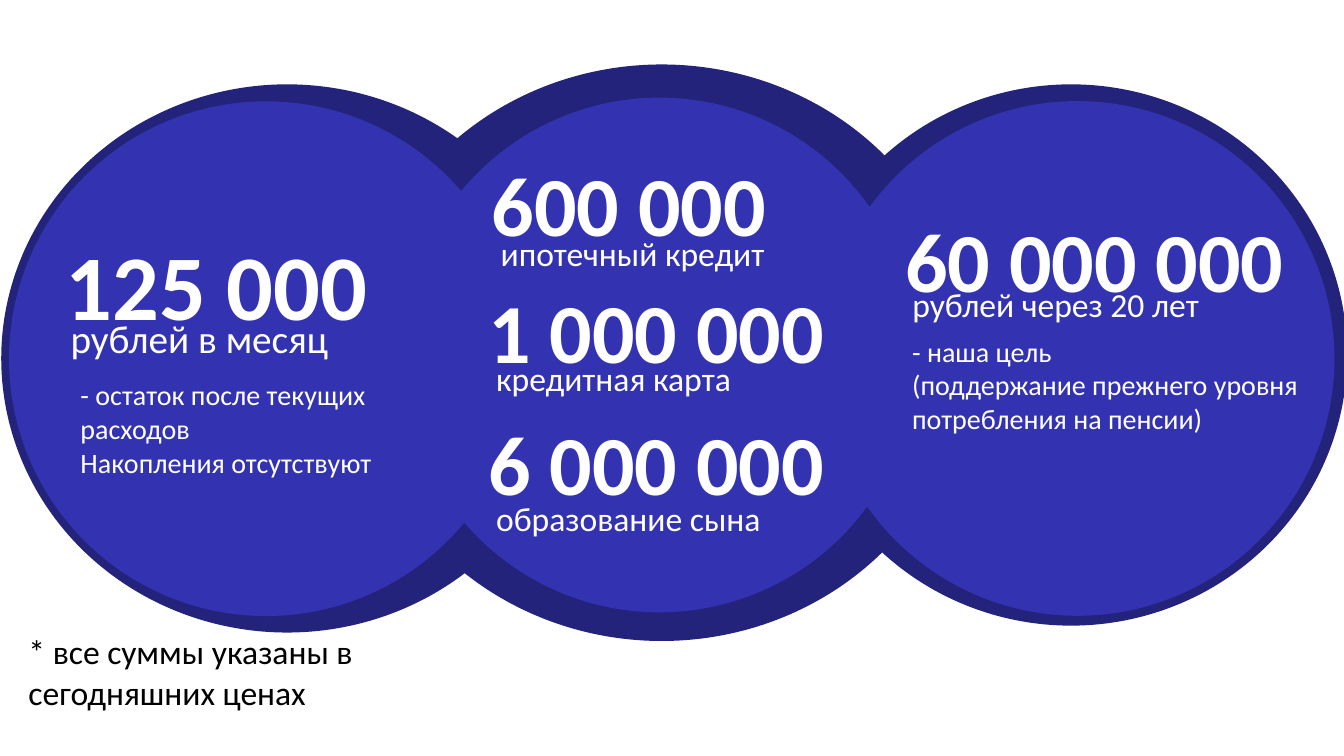
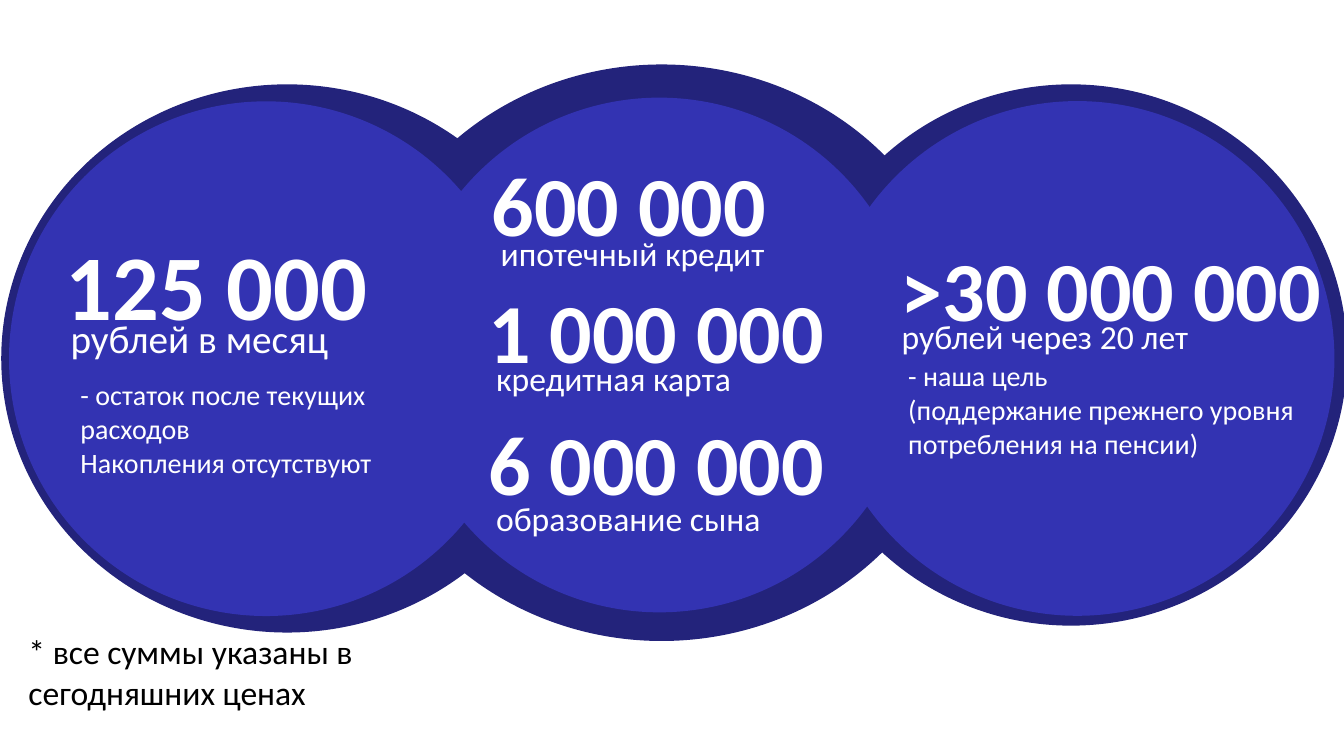
Before and after one commit to justniks/case_finance, a slide deck: slide 2 of финансы_преза.pptx. Drawn at 1344x756 pixels with LibreOffice and Linux fonts; fonts in the diff are those of the drawing. Boxes give left, top, right and bottom in pixels: in the first picture for what was removed or moved away, otherwise in the second. Text is boxed around its words. In the diff, an @@ line names an element or a change of style, - is before the commit and + after.

```diff
--- a/финансы_преза.pptx
+++ b/финансы_преза.pptx
@@ text at box(901, 251, 1321, 340): text changed @@
-60 000 000
+>30 000 000
@@ text "рублей через 20 лет": place and size @@
-text "рублей через 20 лет" at box(912, 290, 1199, 323)
+text "рублей через 20 лет" at box(902, 321, 1188, 355)
@@ text "- наша цель": place and size @@
-text "- наша цель" at box(912, 348, 1298, 434)
+text "- наша цель" at box(908, 372, 1294, 459)
```
Also in this commit, not shown: 3 other files.
